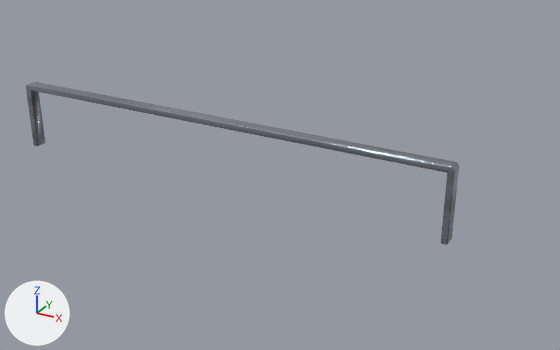
The glTF model public/katalog/modelle/rail-301.gltf: old version first, new version second.
The view is the same before and after, from a camera (50 mm lens) standing at (2.48, -3.67, 2.01) and looking at (0.41, 0.08, 0.13). Every picture has the same lights, and +X, +Y and +Z are marked at lower left. The first picture is the older version.

Objects in the first picture: 'SK1780_#Rail_301.001'.
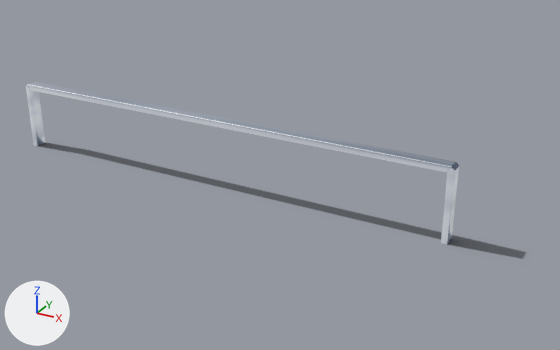
Edits to the bpy script that builds the scene:
```text
Add img_rail_301_licht:
    img_rail_301_licht = load_image('rail-301_licht', 'texturen/rail-301_licht.jpg', 2048, 2048, 'sRGB')
Add img_rail_301_schatten:
    img_rail_301_schatten = load_image('rail-301_schatten', 'texturen/rail-301_schatten.png', 604, 37, 'sRGB')
Change mat_stahl_web:
    remove # nodes: BsdfPrincipled, NormalMap, OutputMaterial, TexImage x2, UVMap x2
    remove # uses the picture img_rail_301_farbe
    remove # uses the picture img_rail_301_normal
    nodes: BsdfTransparent, Emission, LightPath, MixShader, OutputMaterial, TexImage, UVMap
    uses the picture img_rail_301_licht
Add mat_schatten_001:
    mat_schatten_001 = bpy.data.materials.new('Schatten.001')
    # uses the picture img_rail_301_schatten
Add me_schatten:
    me_schatten.from_pydata(...)  # 4 vertices, 2 faces; spans x -1.52..1.92, y -0.09..0.12, z 0.0
    me_schatten.materials.append(mat_schatten_001)
Add ob_schatten:
    ob_schatten = bpy.data.objects.new('Schatten', me_schatten)
    ob_schatten.location = (0.0, 0.0, 0.0)
```

Pixel boxes (x1, y1, x2, y2) of what changed, in the pictures (560 x 350 px):
'SK1780_#Rail_301.001', surface changed: (26, 82, 459, 245) in both
'Schatten', added: after (39, 143, 525, 258)
